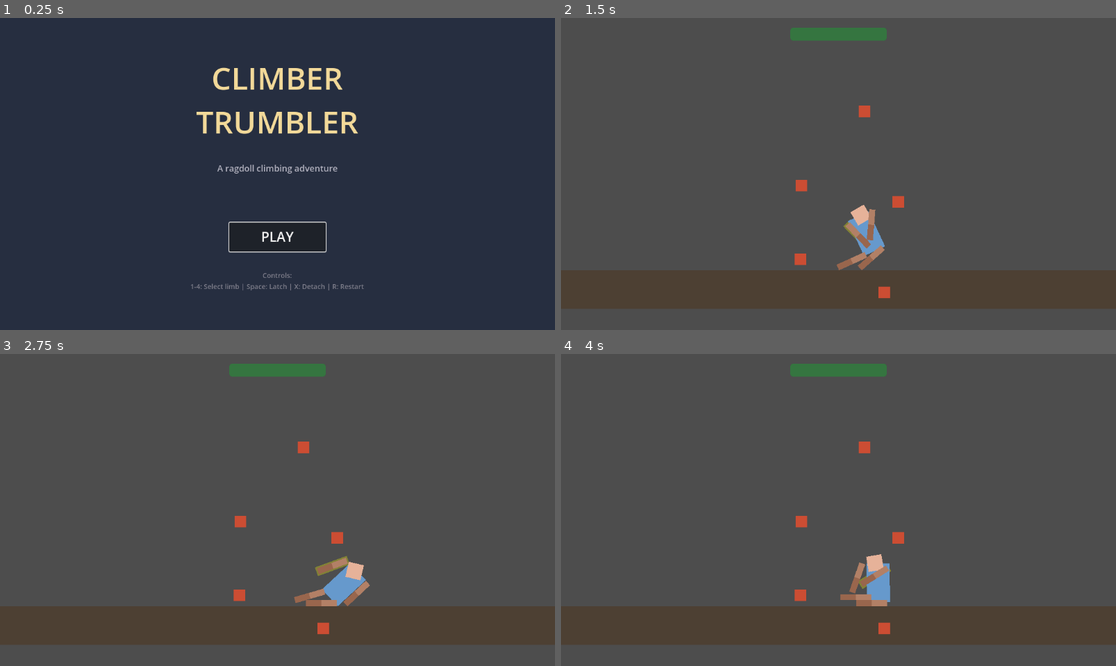
Above: before the commit, frames 1-4 (two rows, left to right).
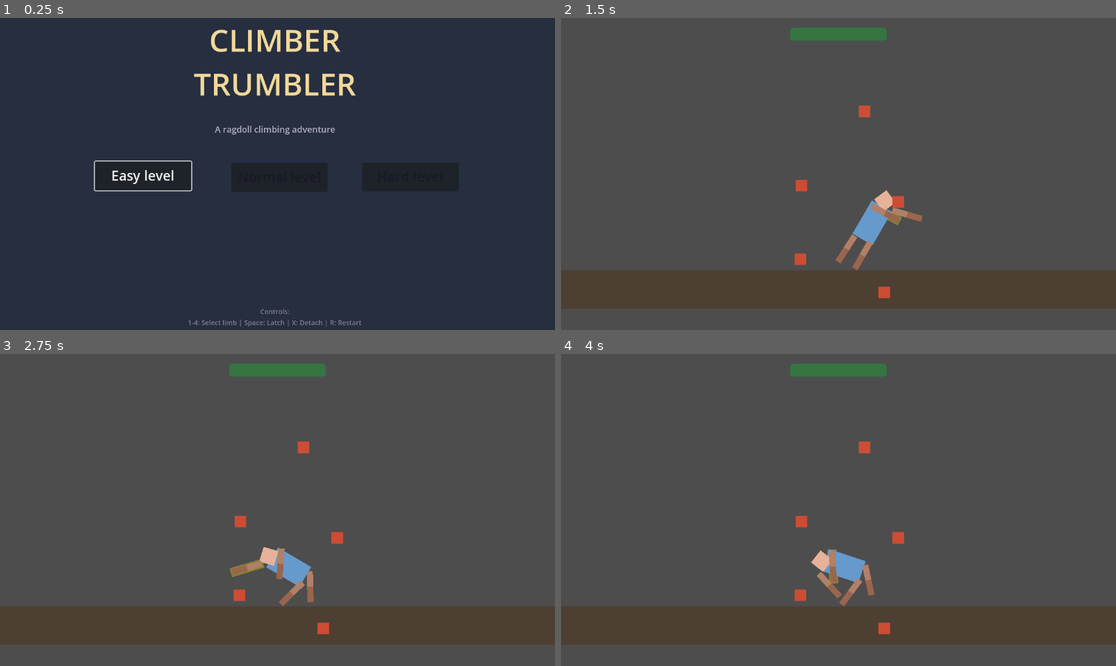
Above: after the commit, the same moments.

Repository: ZagorcicA/climber-trumbler
Game: Godot game, scene res://scenes/ui/StartScreen.tscn
The game is run twice, just before and just after one commit, with the same random seed, the same clock (stepped at 60 frames per second) and the same inputs.
Inputs (mouse positions are in pixels of both pictures, inside the frame that each line leads up to):
- Up to frame 1 (0.25 s): no input
- Up to frame 2 (1.5 s): click "PLAY" (after the commit: "Hard level") at 0.5 s; move the mouse to (960, 158) at 1.27 s; tap X (detach_limb) at 1.35 s
- Up to frame 3 (2.75 s): move the mouse to (166, 525) at 2.02 s; tap Space (latch_limb) at 2.1 s
- Up to frame 4 (4 s): move the mouse to (894, 441) at 2.77 s; tap 1 (select_limb_1) at 2.85 s; move the mouse to (810, 572) at 3.52 s; tap 2 (select_limb_2) at 3.6 s

The runs differ from the first frame. In frame 1, 5.0% of the frame differs, in the area x 16-80%, y 3-99%; in frame 2, 1.4%; in frame 3, 2.1%; in frame 4, 1.7%.

Commit message:
Start screen sad ima 3 izbora levela

Diff:
--- /dev/null
+++ b/scenes/environment/Levels/LevelHard.tscn
@@ -0,0 +1,52 @@
+[gd_scene load_steps=6 format=3 uid="uid://hc0wcgbdfkcx"]
+
+[ext_resource type="PackedScene" uid="uid://b7y65ousjcsar" path="res://scenes/player/Player.tscn" id="1_player"]
+[ext_resource type="Script" uid="uid://dqaadjvcwu8tv" path="res://scripts/environment/level.gd" id="2_level"]
+[ext_resource type="PackedScene" uid="uid://bmc80vnhuqqrt" path="res://scenes/environment/Hold.tscn" id="3_x4u4f"]
+[ext_resource type="PackedScene" uid="uid://bvx8k5n4p2qrs" path="res://scenes/ui/StaminaBar.tscn" id="4_stamina"]
+
+[sub_resource type="RectangleShape2D" id="RectangleShape2D_floor"]
+size = Vector2(2000, 100)
+
+[node name="Level1" type="Node2D"]
+script = ExtResource("2_level")
+
+[node name="Floor" type="StaticBody2D" parent="."]
+position = Vector2(576, 600)
+collision_layer = 2
+
+[node name="FloorShape" type="CollisionShape2D" parent="Floor"]
+shape = SubResource("RectangleShape2D_floor")
+
+[node name="FloorVisual" type="ColorRect" parent="Floor"]
+offset_left = -1000.0
+offset_top = -50.0
+offset_right = 1000.0
+offset_bottom = 50.0
+color = Color(0.3, 0.25, 0.2, 1)
+
+[node name="Player" parent="." instance=ExtResource("1_player")]
+position = Vector2(576, 480)
+
+[node name="Camera2D" type="Camera2D" parent="."]
+position = Vector2(576, 300)
+zoom = Vector2(0.8, 0.8)
+
+[node name="UI" type="CanvasLayer" parent="."]
+
+[node name="StaminaBar" parent="UI" instance=ExtResource("4_stamina")]
+
+[node name="Hold1" parent="." instance=ExtResource("3_x4u4f")]
+position = Vector2(695, 607)
+
+[node name="Hold2" parent="." instance=ExtResource("3_x4u4f")]
+position = Vector2(477, 521)
+
+[node name="Hold3" parent="." instance=ExtResource("3_x4u4f")]
+position = Vector2(731, 372)
+
+[node name="Hold4" parent="." instance=ExtResource("3_x4u4f")]
+position = Vector2(480, 330)
+
+[node name="Hold5" parent="." instance=ExtResource("3_x4u4f")]
+position = Vector2(644, 138)
--- /dev/null
+++ b/scenes/environment/Levels/LevelMedium.tscn
@@ -0,0 +1,52 @@
+[gd_scene load_steps=6 format=3 uid="uid://hc0wcgbdfkcx"]
+
+[ext_resource type="PackedScene" uid="uid://b7y65ousjcsar" path="res://scenes/player/Player.tscn" id="1_player"]
+[ext_resource type="Script" uid="uid://dqaadjvcwu8tv" path="res://scripts/environment/level.gd" id="2_level"]
+[ext_resource type="PackedScene" uid="uid://bmc80vnhuqqrt" path="res://scenes/environment/Hold.tscn" id="3_x4u4f"]
+[ext_resource type="PackedScene" uid="uid://bvx8k5n4p2qrs" path="res://scenes/ui/StaminaBar.tscn" id="4_stamina"]
+
+[sub_resource type="RectangleShape2D" id="RectangleShape2D_floor"]
+size = Vector2(2000, 100)
+
+[node name="Level1" type="Node2D"]
+script = ExtResource("2_level")
+
+[node name="Floor" type="StaticBody2D" parent="."]
+position = Vector2(576, 600)
+collision_layer = 2
+
+[node name="FloorShape" type="CollisionShape2D" parent="Floor"]
+shape = SubResource("RectangleShape2D_floor")
+
+[node name="FloorVisual" type="ColorRect" parent="Floor"]
+offset_left = -1000.0
+offset_top = -50.0
+offset_right = 1000.0
+offset_bottom = 50.0
+color = Color(0.3, 0.25, 0.2, 1)
+
+[node name="Player" parent="." instance=ExtResource("1_player")]
+position = Vector2(576, 480)
+
+[node name="Camera2D" type="Camera2D" parent="."]
+position = Vector2(576, 300)
+zoom = Vector2(0.8, 0.8)
+
+[node name="UI" type="CanvasLayer" parent="."]
+
+[node name="StaminaBar" parent="UI" instance=ExtResource("4_stamina")]
+
+[node name="Hold1" parent="." instance=ExtResource("3_x4u4f")]
+position = Vector2(695, 607)
+
+[node name="Hold2" parent="." instance=ExtResource("3_x4u4f")]
+position = Vector2(477, 521)
+
+[node name="Hold3" parent="." instance=ExtResource("3_x4u4f")]
+position = Vector2(731, 372)
+
+[node name="Hold4" parent="." instance=ExtResource("3_x4u4f")]
+position = Vector2(480, 330)
+
+[node name="Hold5" parent="." instance=ExtResource("3_x4u4f")]
+position = Vector2(644, 138)
--- a/scenes/ui/StartScreen.tscn
+++ b/scenes/ui/StartScreen.tscn
@@ -20,23 +20,12 @@
 grow_vertical = 2
 color = Color(0.15, 0.18, 0.25, 1)
 
-[node name="VBoxContainer" type="VBoxContainer" parent="."]
-layout_mode = 1
-anchors_preset = 8
-anchor_left = 0.5
-anchor_top = 0.5
-anchor_right = 0.5
-anchor_bottom = 0.5
-offset_left = -200.0
-offset_top = -150.0
-offset_right = 200.0
-offset_bottom = 150.0
-grow_horizontal = 2
-grow_vertical = 2
-theme_override_constants/separation = 40
-
-[node name="Title" type="Label" parent="VBoxContainer"]
+[node name="Title" type="Label" parent="."]
 layout_mode = 2
+offset_left = 371.0
+offset_top = 1.0
+offset_right = 771.0
+offset_bottom = 180.0
 theme_override_colors/font_color = Color(0.95, 0.85, 0.6, 1)
 theme_override_font_sizes/font_size = 64
 text = "CLIMBER
@@ -44,33 +33,80 @@
 horizontal_alignment = 1
 vertical_alignment = 1
 
-[node name="Subtitle" type="Label" parent="VBoxContainer"]
+[node name="Subtitle" type="Label" parent="."]
 layout_mode = 2
+offset_left = 371.0
+offset_top = 218.0
+offset_right = 771.0
+offset_bottom = 244.0
 theme_override_colors/font_color = Color(0.7, 0.7, 0.75, 1)
 theme_override_font_sizes/font_size = 18
 text = "A ragdoll climbing adventure"
 horizontal_alignment = 1
 
-[node name="Spacer" type="Control" parent="VBoxContainer"]
+[node name="Spacer" type="Control" parent="."]
 custom_minimum_size = Vector2(0, 20)
 layout_mode = 2
+anchors_preset = 0
+offset_left = 371.0
+offset_top = 258.0
+offset_right = 771.0
+offset_bottom = 278.0
 
-[node name="PlayButton" type="Button" parent="VBoxContainer"]
+[node name="PlayButtonEasy" type="Button" parent="."]
 unique_name_in_owner = true
 custom_minimum_size = Vector2(200, 60)
 layout_mode = 2
+offset_left = 197.0
+offset_top = 298.0
+offset_right = 397.0
+offset_bottom = 358.0
 size_flags_horizontal = 4
+theme_override_colors/font_hover_color = Color(0.1, 0.1, 0.15, 1)
 theme_override_colors/font_color = Color(0.1, 0.1, 0.15, 1)
+theme_override_font_sizes/font_size = 28
+text = "Easy level"
+
+[node name="PlayButtonMedium" type="Button" parent="."]
+unique_name_in_owner = true
+custom_minimum_size = Vector2(200, 60)
+layout_mode = 2
+offset_left = 480.0
+offset_top = 301.0
+offset_right = 680.0
+offset_bottom = 361.0
+size_flags_horizontal = 4
 theme_override_colors/font_hover_color = Color(0.1, 0.1, 0.15, 1)
+theme_override_colors/font_color = Color(0.1, 0.1, 0.15, 1)
 theme_override_font_sizes/font_size = 28
-text = "PLAY"
+text = "Normal level"
 
-[node name="Controls" type="Label" parent="VBoxContainer"]
+[node name="PlayButtonHard" type="Button" parent="."]
+unique_name_in_owner = true
+custom_minimum_size = Vector2(200, 60)
 layout_mode = 2
+offset_left = 752.0
+offset_top = 300.0
+offset_right = 952.0
+offset_bottom = 360.0
+size_flags_horizontal = 4
+theme_override_colors/font_hover_color = Color(0.1, 0.1, 0.15, 1)
+theme_override_colors/font_color = Color(0.1, 0.1, 0.15, 1)
+theme_override_font_sizes/font_size = 28
+text = "Hard level"
+
+[node name="Controls" type="Label" parent="."]
+layout_mode = 2
+offset_left = 371.0
+offset_top = 600.0
+offset_right = 771.0
+offset_bottom = 643.0
 theme_override_colors/font_color = Color(0.5, 0.5, 0.55, 1)
 theme_override_font_sizes/font_size = 14
 text = "Controls:
 1-4: Select limb | Space: Latch | X: Detach | R: Restart"
 horizontal_alignment = 1
 
-[connection signal="pressed" from="VBoxContainer/PlayButton" to="." method="_on_play_button_pressed"]
+[connection signal="pressed" from="PlayButtonEasy" to="." method="_on_play_button_pressed"]
+[connection signal="pressed" from="PlayButtonMedium" to="." method="_on_play_button_pressed"]
+[connection signal="pressed" from="PlayButtonHard" to="." method="_on_play_button_pressed"]
--- a/scripts/ui/start_screen.gd
+++ b/scripts/ui/start_screen.gd
@@ -3,10 +3,16 @@
 # Start screen controller
 # Displays the main menu with title and play button
 
-@onready var play_button = %PlayButton
+@onready var play_button = %PlayButtonEasy
 
 # Path to the first level
-const LEVEL_1_PATH = "res://scenes/environment/Level1.tscn"
+const LEVEL_EASY_PATH = "res://scenes/environment/levels/LevelEasy.tscn"
+
+# Path to the first level
+const LEVEL_MEDIUM_PATH = "res://scenes/environment/levels/LevelMedium.tscn"
+
+# Path to the first level
+const LEVEL_HARD_PATH = "res://scenes/environment/levels/LevelHard.tscn"
 
 # Initializes the start screen and sets up button focus.
 func _ready():
@@ -16,4 +22,4 @@
 # Called when the Play button is pressed.
 # Loads the first level scene.
 func _on_play_button_pressed():
-	get_tree().change_scene_to_file(LEVEL_1_PATH)
+	get_tree().change_scene_to_file(LEVEL_EASY_PATH)
Renamed: scenes/environment/Level1.tscn -> scenes/environment/Levels/LevelEasy.tscn
